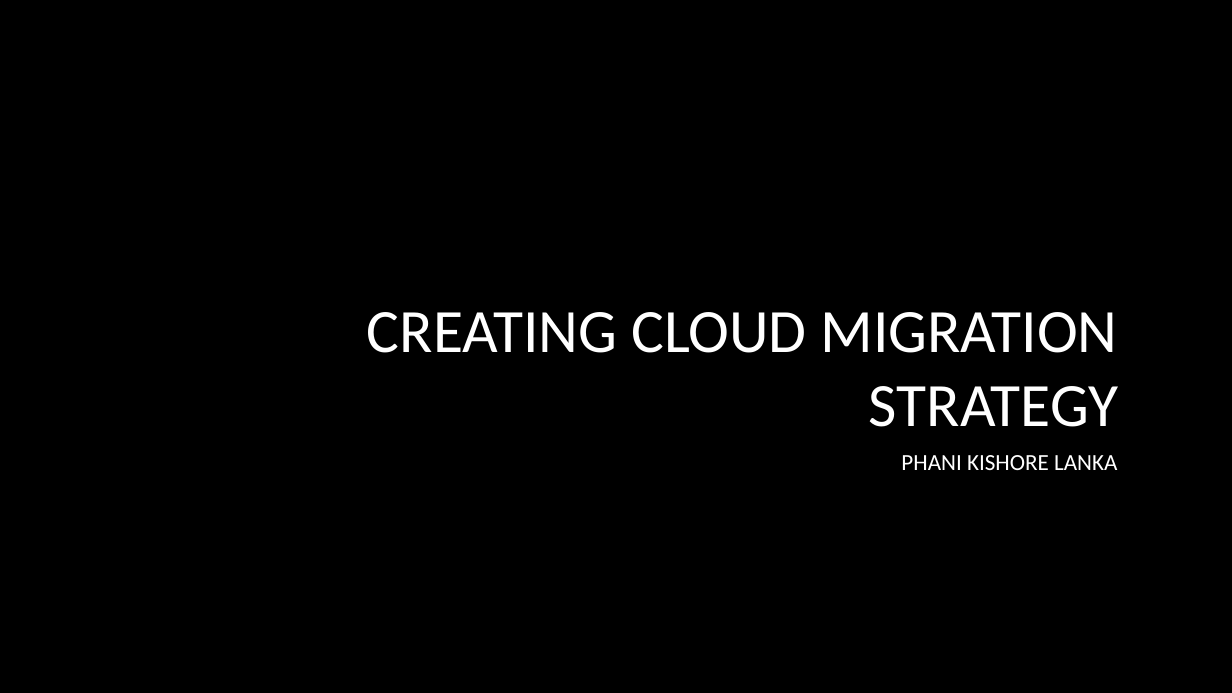
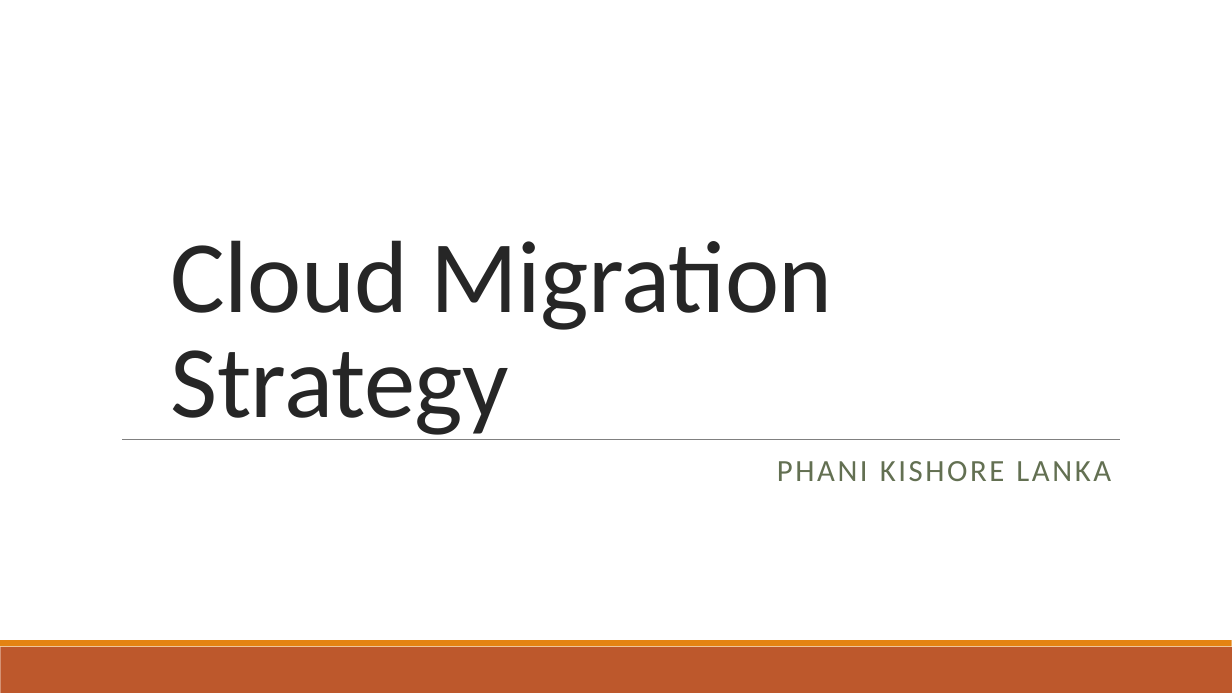
Before and after one commit to phanikishorelanka/Task1, a slide deck: slide 1 of CloudMigration/CREATING Cloud Migration Strategy.pptx. Drawn at 1232x693 pixels with LibreOffice and Linux fonts; fonts in the diff are those of the drawing; background and template pictures are left out. Boxes give left, top, right and bottom in pixels: in the first picture for what was removed or moved away, otherwise in the second. Text is boxed around its words. In the diff, an @@ line names an element or a change of style, - is before the commit and + after.

```diff
--- a/CloudMigration/CREATING Cloud Migration Strategy.pptx
+++ b/CloudMigration/CREATING Cloud Migration Strategy.pptx
@@ background picture (left out) to #FFFFFF @@
@@ title at [171, 240, 833, 440]: text changed; size 48 to 80 pt; text colour #FFFFFF to #262626 @@
-CREATING CLOUD MIGRATION STRATEGY
+Cloud Migration Strategy
@@ line added from (122, 439) to (1120, 439), #808080 0.5 pt @@
@@ subtitle "PHANI KISHORE LANKA": place and size @@
-subtitle "PHANI KISHORE LANKA" at [901, 455, 1117, 470]
+subtitle "PHANI KISHORE LANKA" at [777, 461, 1111, 481]
@@ subtitle "PHANI KISHORE LANKA" at [777, 461, 1111, 481]: size 18 to 24 pt, text colour #FFFFFF to #637052, letter spacing 0 to 2 pt; alignment right to left; line spacing 1 to 0.9; more space between paragraphs @@
@@ rectangle added at [0, 647, 1232, 693], fill #BD582C @@
@@ rectangle added at [0, 640, 1232, 647], fill #E48312 @@
```
Also in this commit, not shown: 5 other slides changed, 2 other files.
